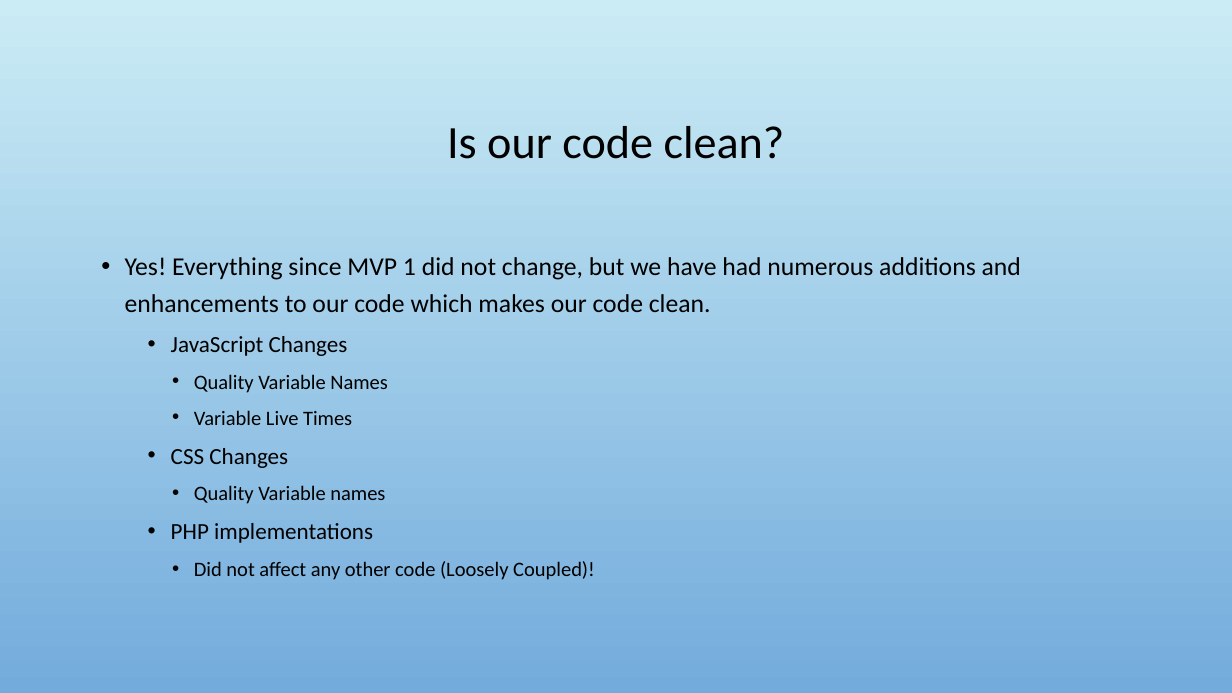
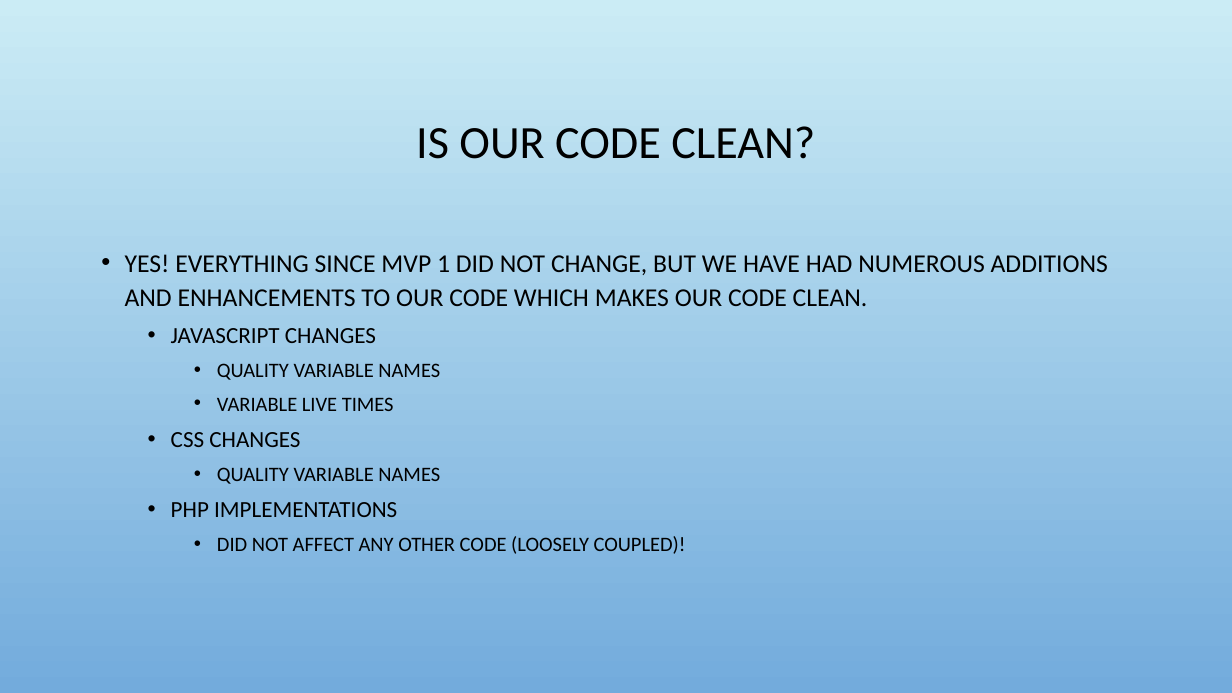
Before and after one commit to Jacobchapman99/ENSE-374-Group07-Project, a slide deck: slide 15 of Milestone4/Milestone 4.ppt. Drawn at 1232x693 pixels with LibreOffice and Linux fonts; fonts in the diff are those of the drawing; background and template pictures are left out. Boxes give left, top, right and bottom in pixels: in the first picture for what was removed or moved away, otherwise in the second. Text is boxed around its words. In the diff, an @@ line names an element or a change of style, - is before the commit and + after.

```diff
--- a/Milestone4/Milestone 4.ppt
+++ b/Milestone4/Milestone 4.ppt
@@ title at (x1=416, y1=126, x2=815, y2=159): text changed @@
-Is our code clean?
+IS OUR CODE CLEAN?
@@ text at (x1=125, y1=254, x2=1108, y2=554): text changed @@
-• Yes! Everything since MVP 1 did not change, but we have had numerous additions and enhancements to our code which makes our code clean.
-  • JavaScript Changes
-    • Quality Variable Names
-    • Variable Live Times
-  • CSS Changes
-    • Quality Variable names
-  • PHP implementations
-    • Did not affect any other code (Loosely Coupled)!
+• YES! EVERYTHING SINCE MVP 1 DID NOT CHANGE, BUT WE HAVE HAD NUMEROUS ADDITIONS AND ENHANCEMENTS TO OUR CODE WHICH MAKES OUR CODE CLEAN.
+  • JAVASCRIPT CHANGES
+    • QUALITY VARIABLE NAMES
+    • VARIABLE LIVE TIMES
+  • CSS CHANGES
+    • QUALITY VARIABLE NAMES
+  • PHP IMPLEMENTATIONS
+    • DID NOT AFFECT ANY OTHER CODE (LOOSELY COUPLED)!
```
Also in this commit, not shown: 18 other slides changed.
